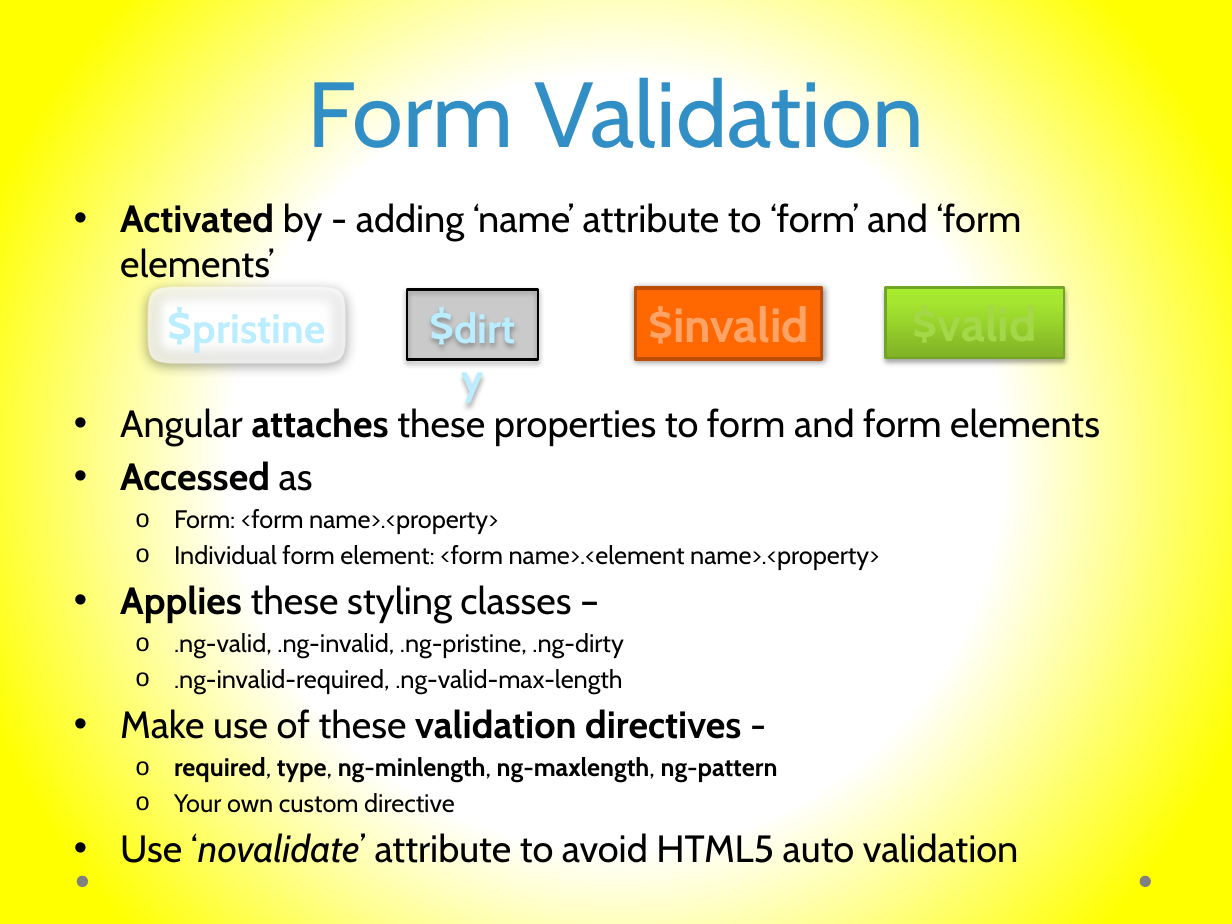
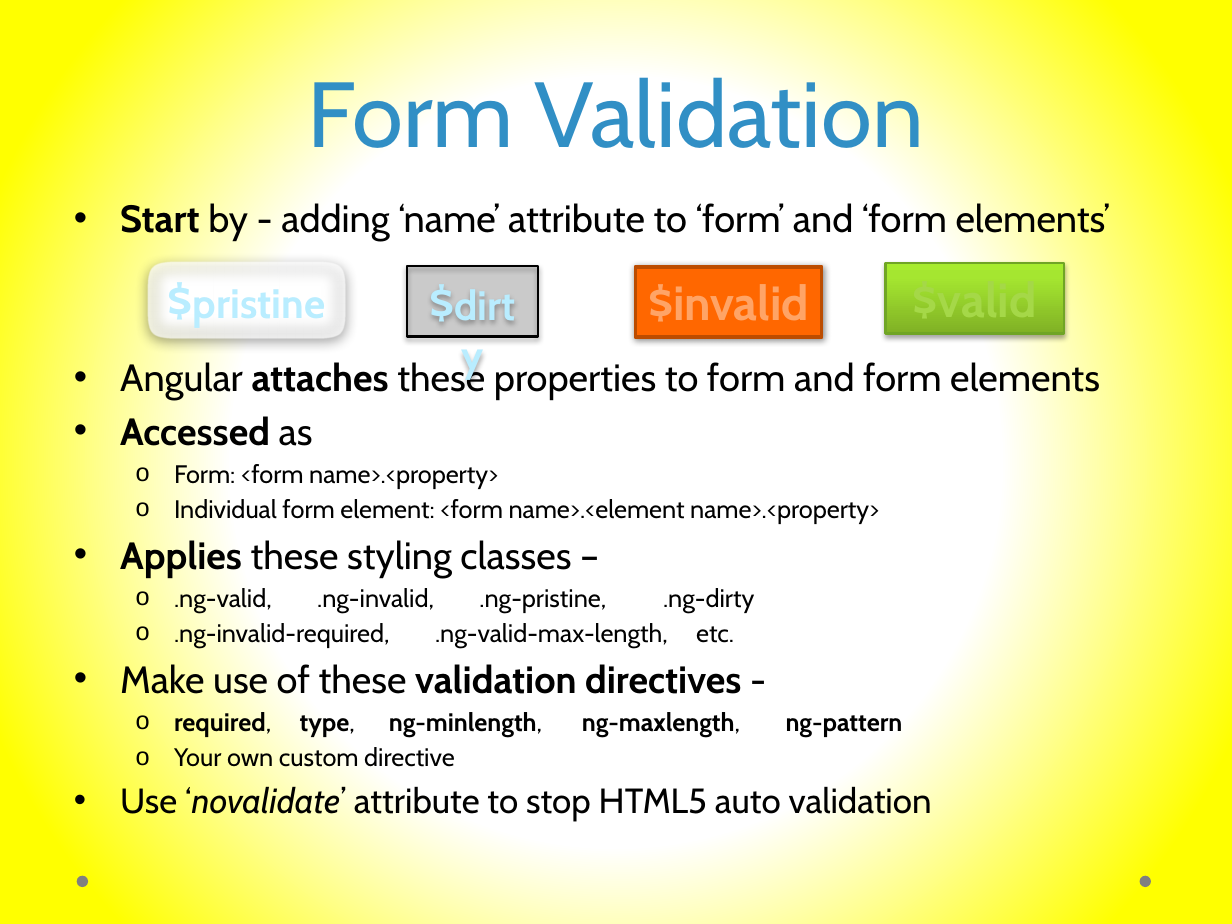
Before and after one commit to murtazahaveliwala/technext-angularjs-demo, a slide deck: slide 21 of Introduction to AngularJs.pptx. Drawn at 1232x924 pixels with LibreOffice and Linux fonts; fonts in the diff are those of the drawing. Boxes give left, top, right and bottom in pixels: in the first picture for what was removed or moved away, otherwise in the second. Text is boxed around its words. In the diff, an @@ line names an element or a change of style, - is before the commit and + after.

```diff
--- a/Introduction to AngularJs.pptx
+++ b/Introduction to AngularJs.pptx
@@ text at [120,200,1110,241]: text changed @@
-• Activated by - adding ‘name’ attribute to ‘form’ and ‘form elements’
+• Start by - adding ‘name’ attribute to ‘form’ and ‘form elements’
@@ 3 rectangles: place and size @@
-3 rectangles at [152,288,1064,360]
+3 rectangles at [152,262,1064,336]
@@ rectangle "$invalid": place and size @@
-rectangle "$invalid" at [636,288,822,359]
+rectangle "$invalid" at [636,267,822,338]
@@ text at [174,621,734,648]: text changed @@
-  o .ng-invalid-required, .ng-valid-max-length
+  o .ng-invalid-required, .ng-valid-max-length, etc.
@@ text at [120,784,932,821]: text changed; size 22.2 to 20.4 pt @@
-• Use ‘novalidate’ attribute to avoid HTML5 auto validation
+• Use ‘novalidate’ attribute to stop HTML5 auto validation
```
Also in this commit, not shown: 1 other slide changed, 3 other files.
